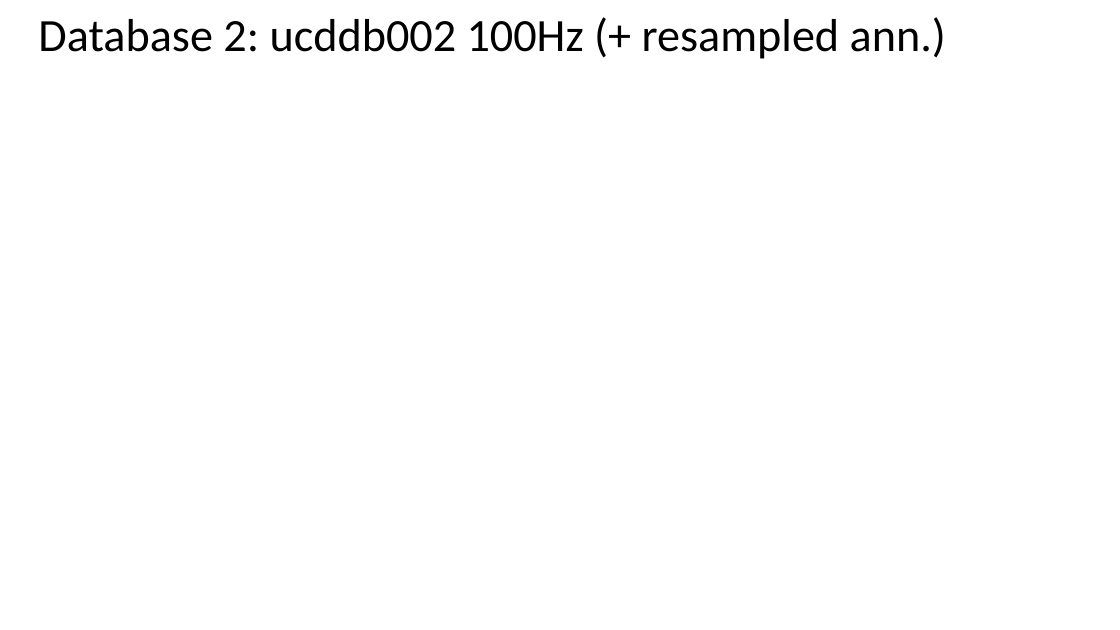
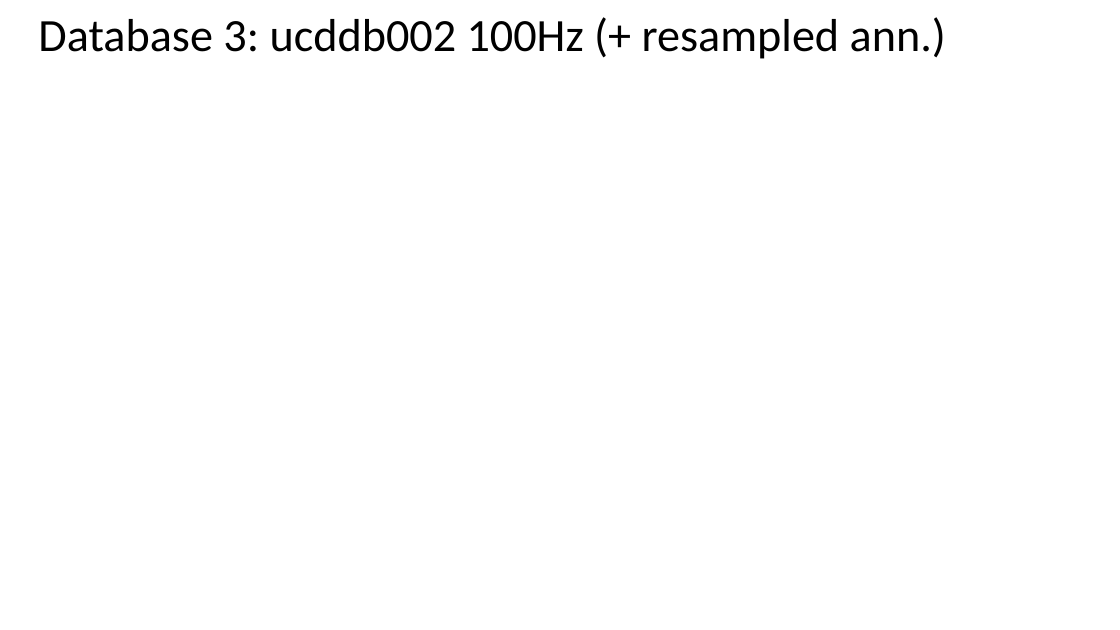
Before and after one commit to AntonioMarsella/github_ecg, a slide deck: slide 3 of db3_ucddb/Resampled/Detecting Sleep Apnea – Projet Period 2 - Resampling - SomeResults.pptx. Drawn at 1120x630 pixels with LibreOffice and Linux fonts; fonts in the diff are those of the drawing; background and template pictures are left out. Boxes give left, top, right and bottom in pixels: in the first picture for what was removed or moved away, otherwise in the second. Text is boxed around its words. In the diff, an @@ line names an element or a change of style, - is before the commit and + after.

Commit message:
typo: Database 2 -> Database 3
changed typo in powerpoint. I was talking about Database 3 not 2

```diff
--- a/db3_ucddb/Resampled/Detecting Sleep Apnea – Projet Period 2 - Resampling - SomeResults.pptx
+++ b/db3_ucddb/Resampled/Detecting Sleep Apnea – Projet Period 2 - Resampling - SomeResults.pptx
@@ title at (38,17,946,59): text changed @@
-Database 2: ucddb002 100Hz (+ resampled ann.)
+Database 3: ucddb002 100Hz (+ resampled ann.)
```
Also in this commit, not shown: 5 other slides changed, 1 other file.
